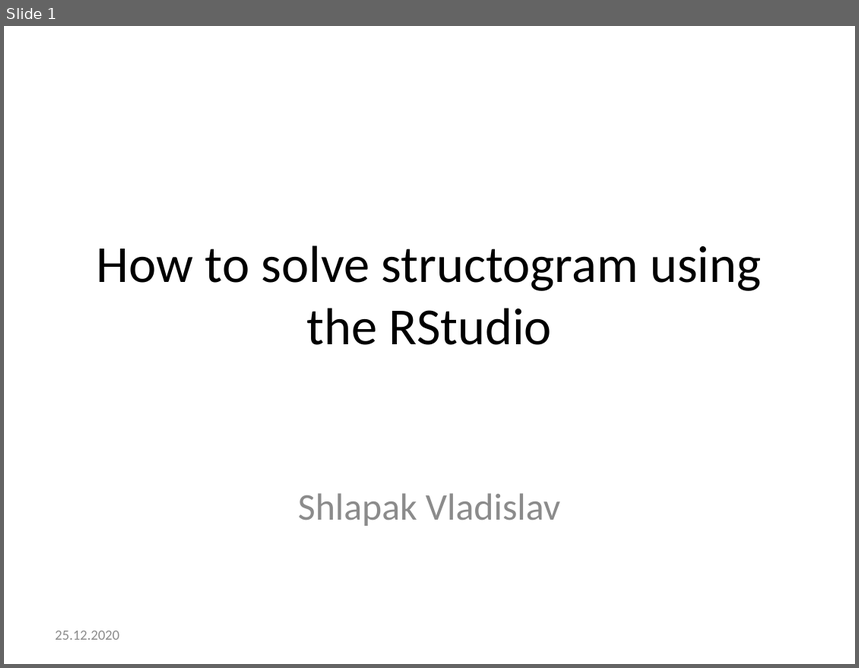
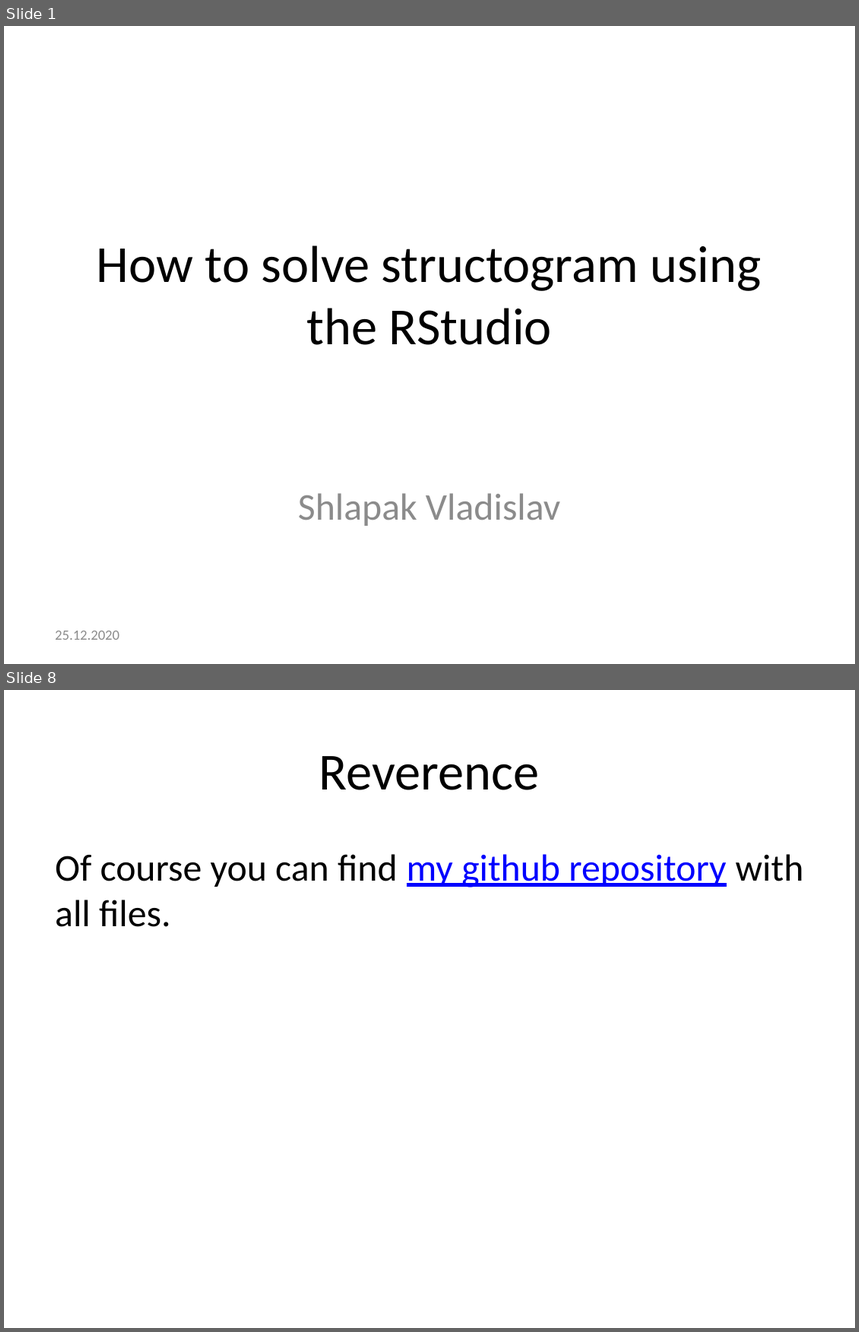
Before and after one commit to Wicchi/presentation_str, a slide deck: presentation.pptx. Shown one above the other, each under a label of ours: slide 1 before the commit, slides 1 and 8 after it; the slides between them are not shown. The pictures are 859x668 and 859x1332 pixels, drawn with LibreOffice and Linux fonts; fonts in the diff are those of the drawing. Boxes give left, top, right and bottom in pixels: in the first picture for what was removed or moved away, otherwise in the second. Text is boxed around its words. In the diff, an @@ line names an element or a change of style, - is before the commit and + after.

```diff
--- a/presentation.pptx
+++ b/presentation.pptx
@@ slide 8 added at <box>4,690,855,1328</box>, background #FFFFFF @@
@@ title added at <box>319,756,540,790</box>, 44 pt, text #000000 @@
+Reverence
@@ text added at <box>55,854,804,927</box>, 32 pt, text #000000 @@
+Of course you can find my github repository with all files.
```
Also in this commit, not shown: 6 slides changed, 1 other file.
